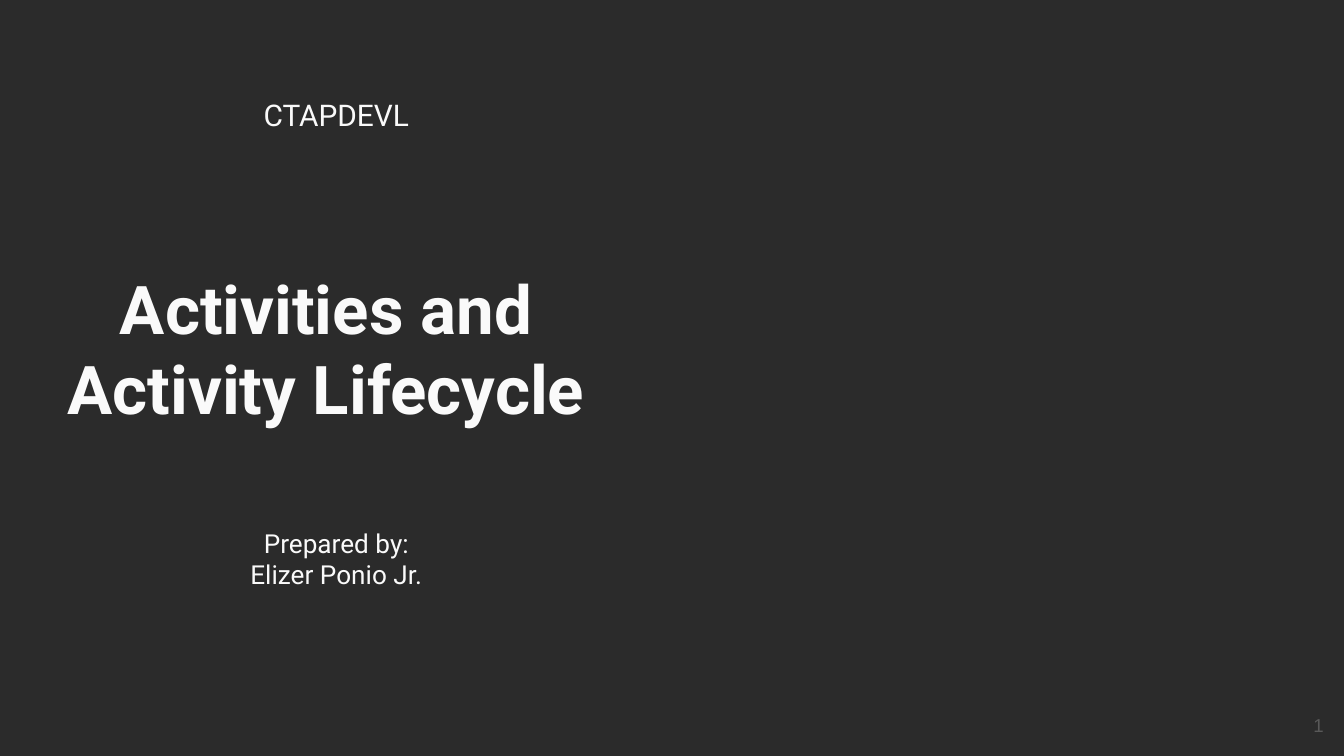
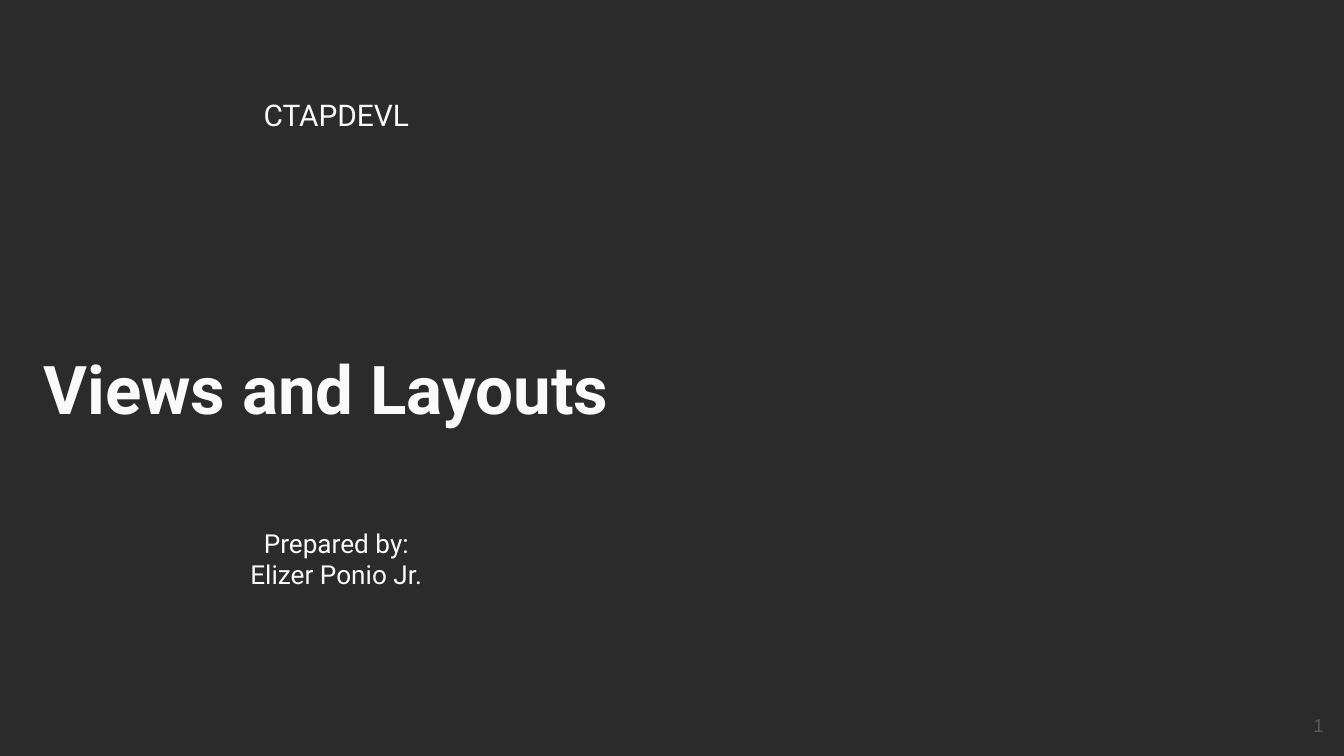
Before and after one commit to robitussin/CTAPDEVL, a slide deck: slide 1 of 3 - User Interface/Layout.pptx. Drawn at 1344x756 pixels with LibreOffice and Linux fonts; fonts in the diff are those of the drawing; background and template pictures are left out; a plain dark background stands for a picture behind light text. Boxes give left, top, right and bottom in pixels: in the first picture for what was removed or moved away, otherwise in the second. Text is boxed around its words. In the diff, an @@ line names an element or a change of style, - is before the commit and + after.

Commit message:
Updated views and layouts

```diff
--- a/3 - User Interface/Layout.pptx
+++ b/3 - User Interface/Layout.pptx
@@ title at (43,363,608,429): text changed @@
-Activities and Activity Lifecycle
+Views and Layouts
```
Also in this commit, not shown: 2 other slides changed, 28 slides added, 37 slides removed.
